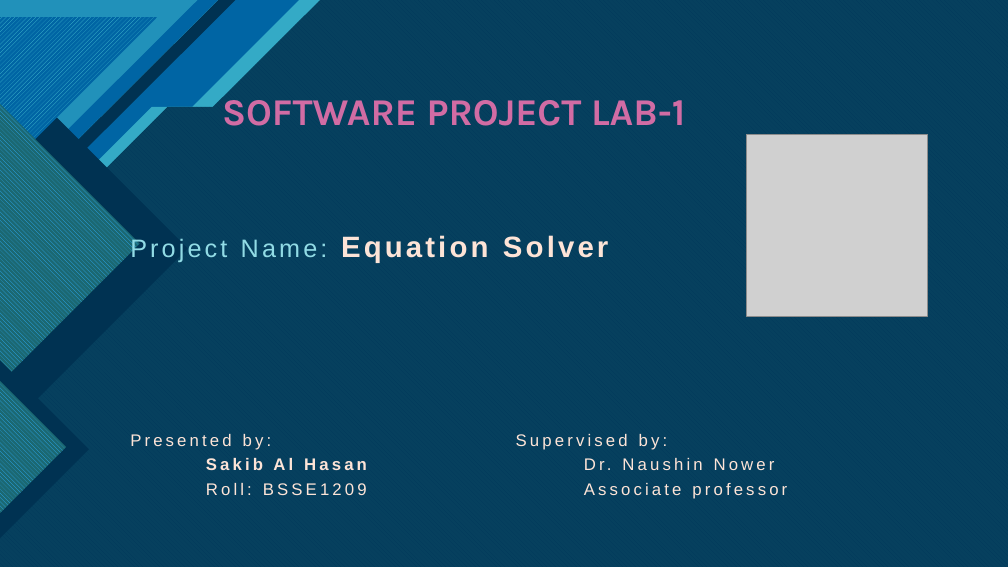
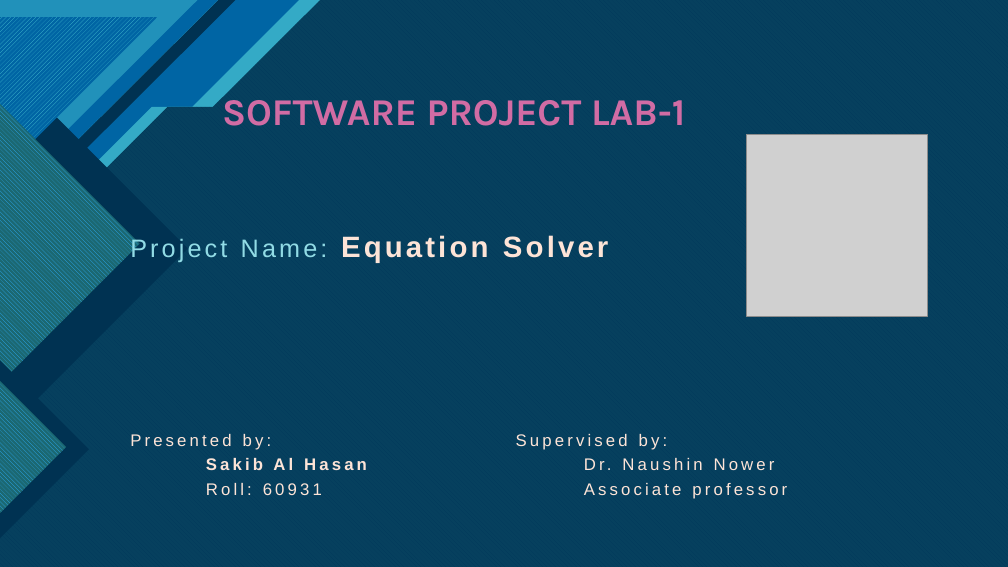
Before and after one commit to mdSakibAlHasan/SPL-1, a slide deck: slide 1 of Slide.pptx. Drawn at 1008x567 pixels with LibreOffice and Linux fonts; fonts in the diff are those of the drawing; grey boxes stand for pictures. Boxes give left, top, right and bottom in pixels: in the first picture for what was removed or moved away, otherwise in the second. Text is boxed around its words. In the diff, an @@ line names an element or a change of style, - is before the commit and + after.

```diff
--- a/Slide.pptx
+++ b/Slide.pptx
@@ subtitle at bbox=[206, 483, 787, 499]: text changed @@
-Roll: BSSE1209 Associate professor
+Roll: 60931 Associate professor
```
Also in this commit, not shown: 3 other slides changed, 2 slides removed, 1 other file.
